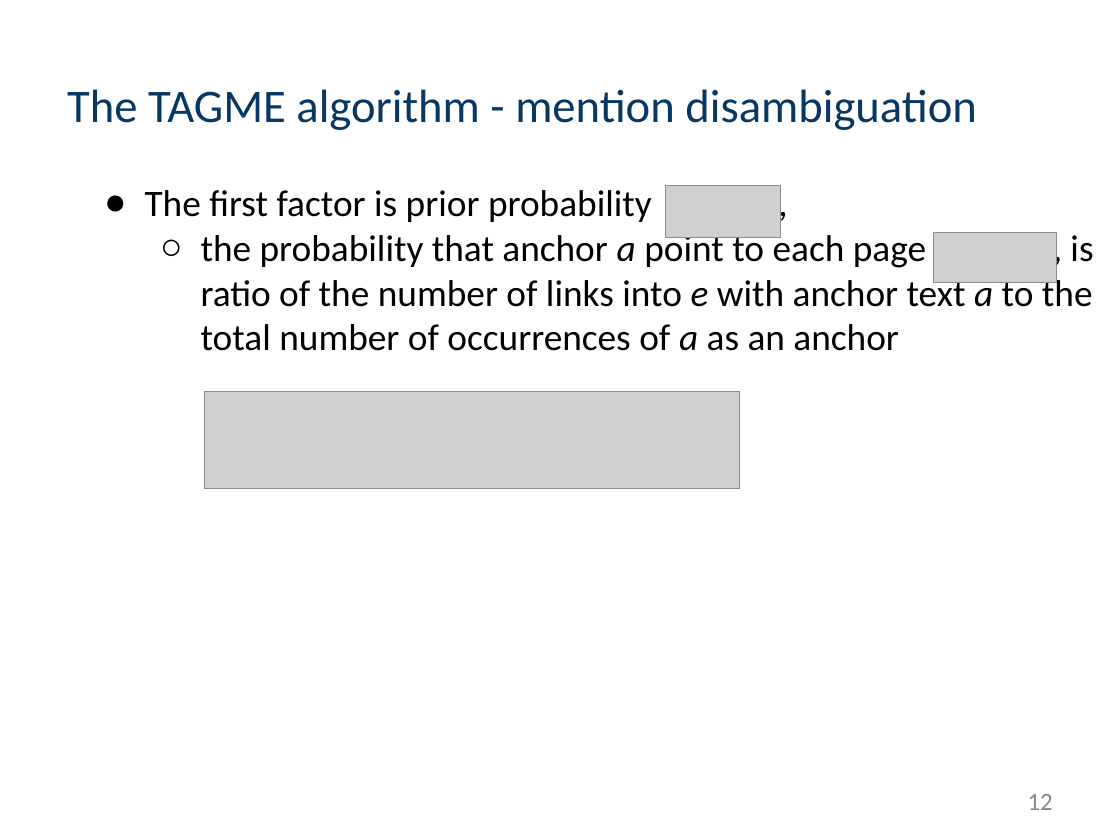
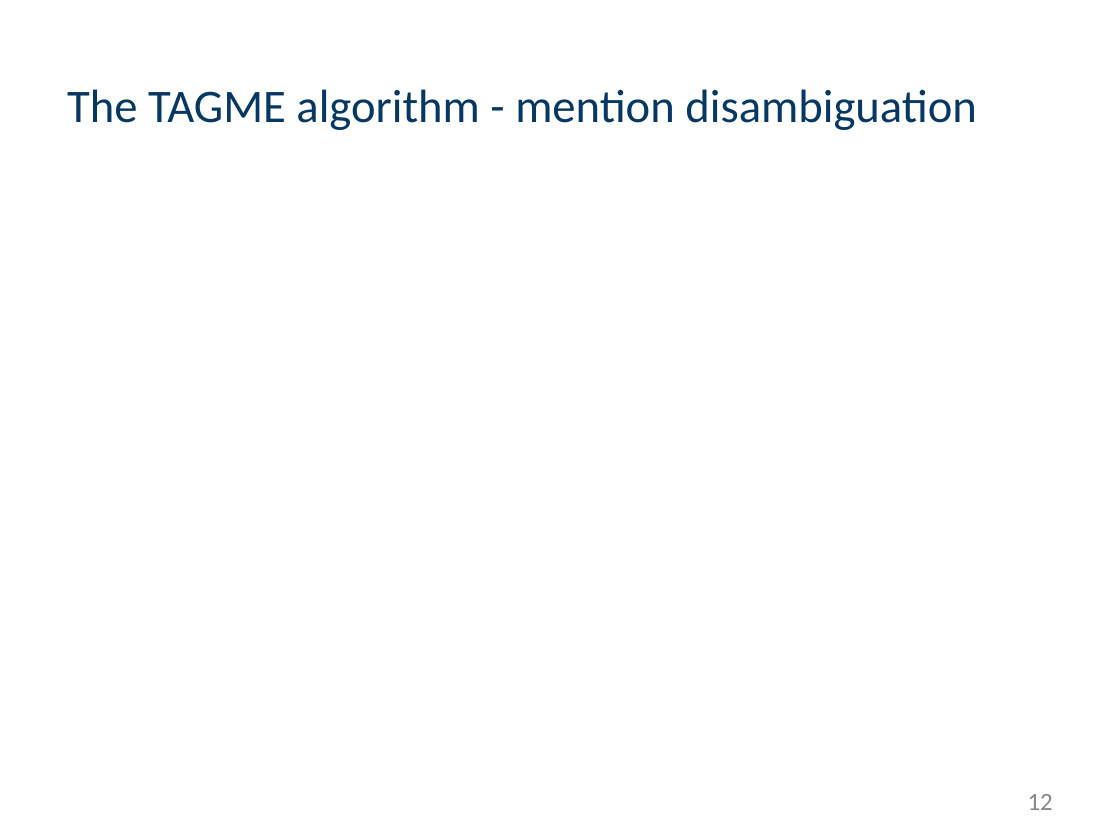
Before and after one commit to muyun/dev.nllp, a slide deck: slide 12 of docs/question-answering-draft-1015.pptx. Drawn at 1120x840 pixels with LibreOffice and Linux fonts; fonts in the diff are those of the drawing; grey boxes stand for pictures. Boxes give left, top, right and bottom in pixels: in the first picture for what was removed or moved away, otherwise in the second. Text is boxed around its words. In the diff, an @@ line names an element or a change of style, - is before the commit and + after.

```diff
--- a/docs/question-answering-draft-1015.pptx
+++ b/docs/question-answering-draft-1015.pptx
@@ text removed at [145, 190, 1093, 351] @@
-● The first factor is prior probability ,
-  ○ the probability that anchor a point to each page , is ratio of the number of links into e with anchor text a to the total number of occurrences of a as an anchor
@@ picture removed at [665, 185, 781, 237] @@
@@ picture removed at [933, 233, 1056, 283] @@
@@ picture removed at [205, 391, 739, 487] @@
```
Also in this commit, not shown: 3 other slides changed.
